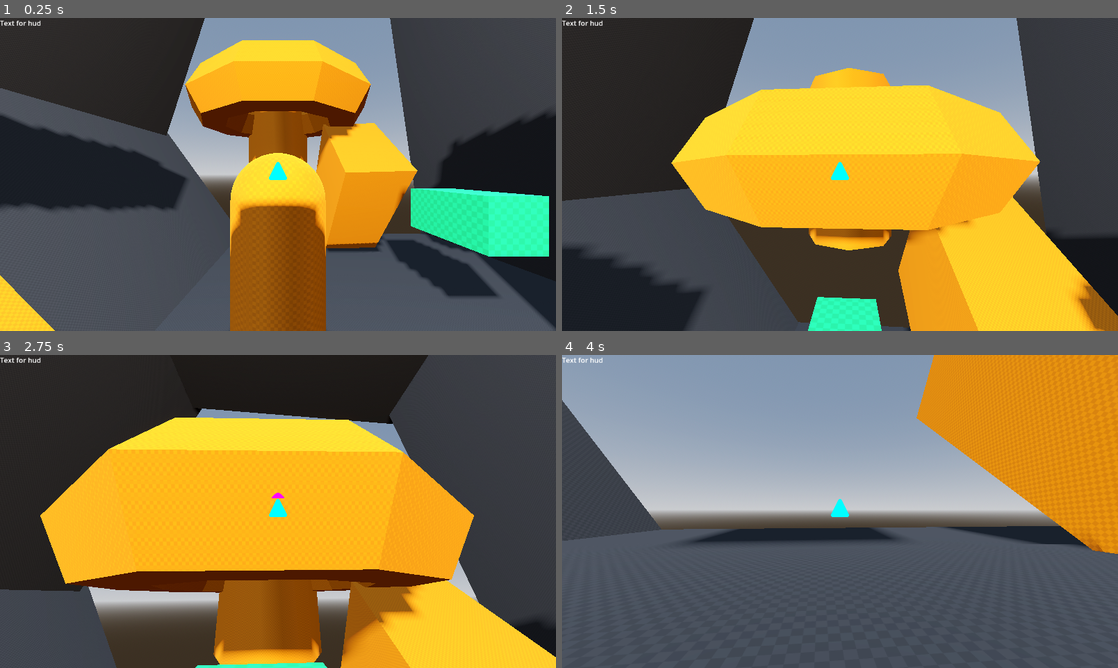
Above: before the commit, frames 1-4 (two rows, left to right).
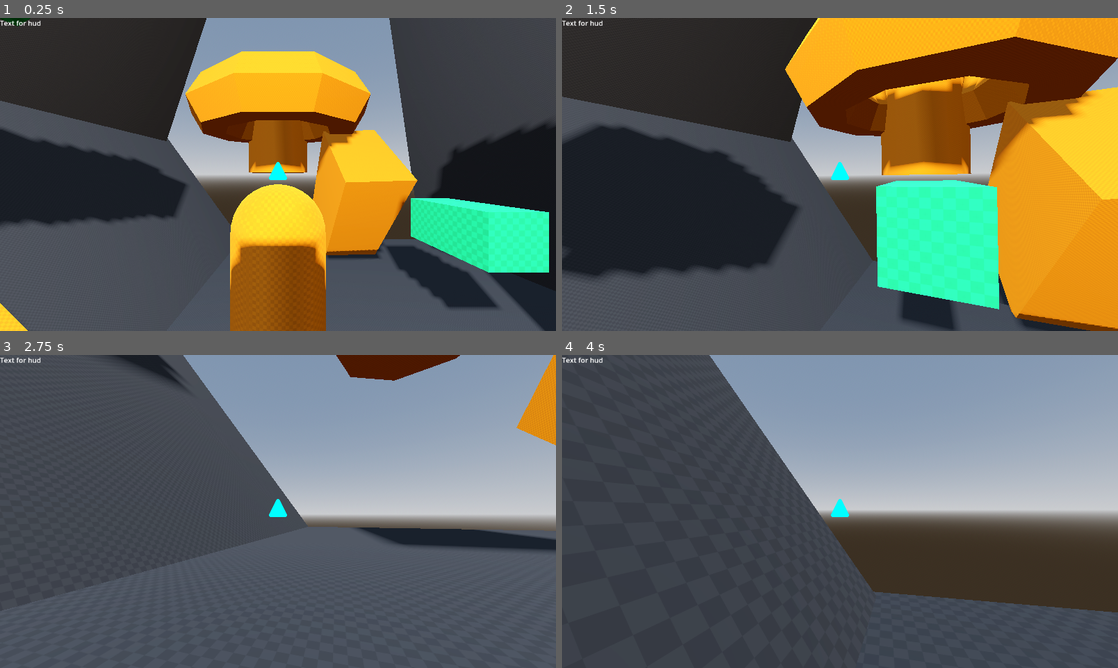
Above: after the commit, the same moments.

Repository: aimforbigfoot/spooder-godot
Game: Godot game, scene res://src/worlds/world.tscn
The game is run twice, just before and just after one commit, with the same random seed, the same clock (stepped at 60 frames per second) and the same inputs.
Inputs (mouse positions are in pixels of both pictures, inside the frame that each line leads up to):
- Up to frame 1 (0.25 s): no input
- Up to frame 2 (1.5 s): tap Enter (ui_accept) at 0.5, 0.77 s; move the mouse to (867, 174) at 0.52 s; hold Up (ui_up) from 0.53 s (still down); tap E (interact) at 0.6, 1.35 s; move the mouse to (812, 174) at 1.27 s
- Up to frame 3 (2.75 s): keep holding Up (ui_up); tap Enter (ui_accept) at 1.52 s; move the mouse to (289, 505) at 2.02 s; tap E (interact) at 2.1 s
- Up to frame 4 (4 s): keep holding Up (ui_up); move the mouse to (834, 517) at 2.77 s; tap E (interact) at 2.85, 3.6 s; tap Enter (ui_accept) at 3.02, 3.77 s; move the mouse to (878, 514) at 3.52 s

The runs differ from the first frame. In frame 1, 19% of the frame differs, in the area x 0-100%, y 0-100%; in frame 2, 80%; in frame 3, 94%; in frame 4, 49%.

Commit message:
one last update

Diff:
--- a/src/player/player.gd
+++ b/src/player/player.gd
@@ -19,16 +19,16 @@
 # shared tuning (controllers will read these off the player)
 @export var rigReorientRate := 20.0
 @export var speed := 15.0
-@export var gravityStrength := 90.0
+@export var gravityStrength := 50.0
 @export var stickStrength := 90.0
-@export var maxStickSpeed := 50.0
-@export var jumpSpeed := 60.0
+@export var maxStickSpeed := 100.0
+@export var jumpSpeed := 20.0
 @export var mouseSens := 0.001
 @export var attachRange := 2.5
 @export var pitchLimit := deg_to_rad(85.0)
 @export var autoAttach := true
-@export var attachWallDot := 0.8
-@export var faceDot := 0.8 # this big value means (closer to 1 = floor becomes wall) at 0.8 a 20 deg slope becomes a wall
+@export var attachWallDot := 0.5
+@export var faceDot := 0.7 # this big value means (closer to 1 = floor becomes wall) at 0.8 a 20 deg slope becomes a wall
 @export var detachGrace := 0.10
 @export var supportNormalSmoothStep := 25.0     # bigger = snaps faster, smaller = smoother
 @export var supportNormalDeadzoneDeg := 0.35    # ignore tiny normal changes (degrees)
--- a/src/player/player.tscn
+++ b/src/player/player.tscn
@@ -34,7 +34,7 @@
 [node name="ShapeCast3D" type="ShapeCast3D" parent="." unique_id=1247176348]
 shape = SubResource("SphereShape3D_ocv17")
 target_position = Vector3(0, 0, 0)
-max_results = 5
+max_results = 6
 
 [node name="hud" type="CanvasLayer" parent="." unique_id=1258121793]
 
